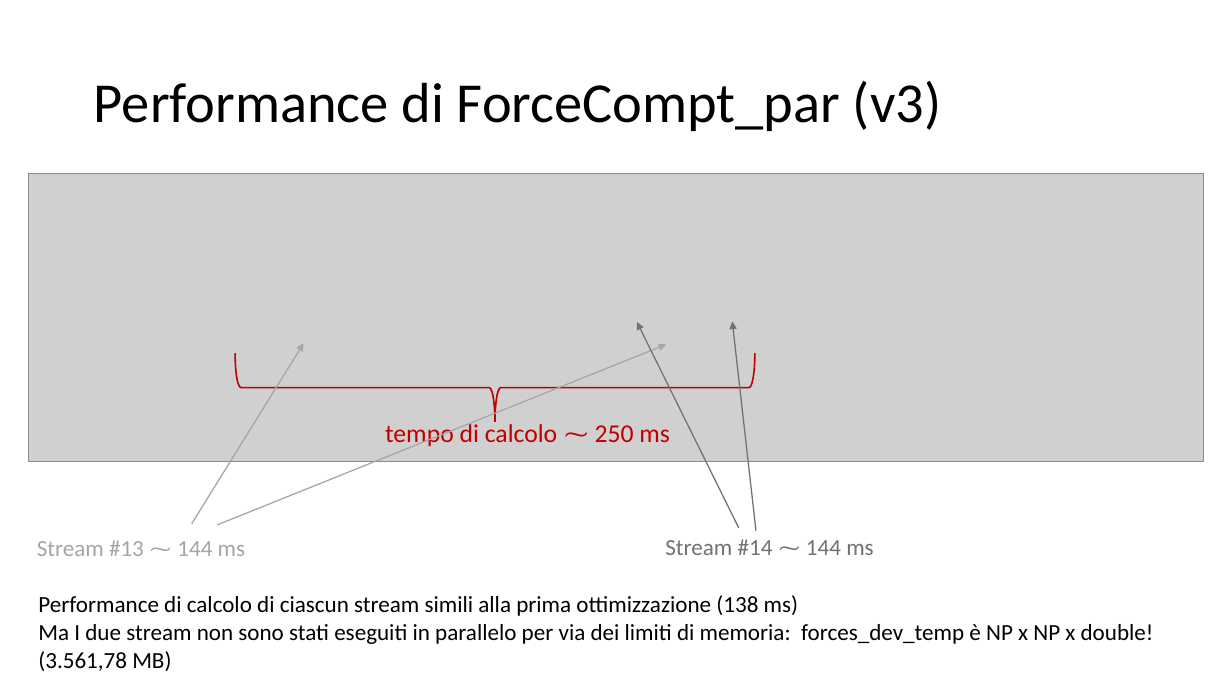
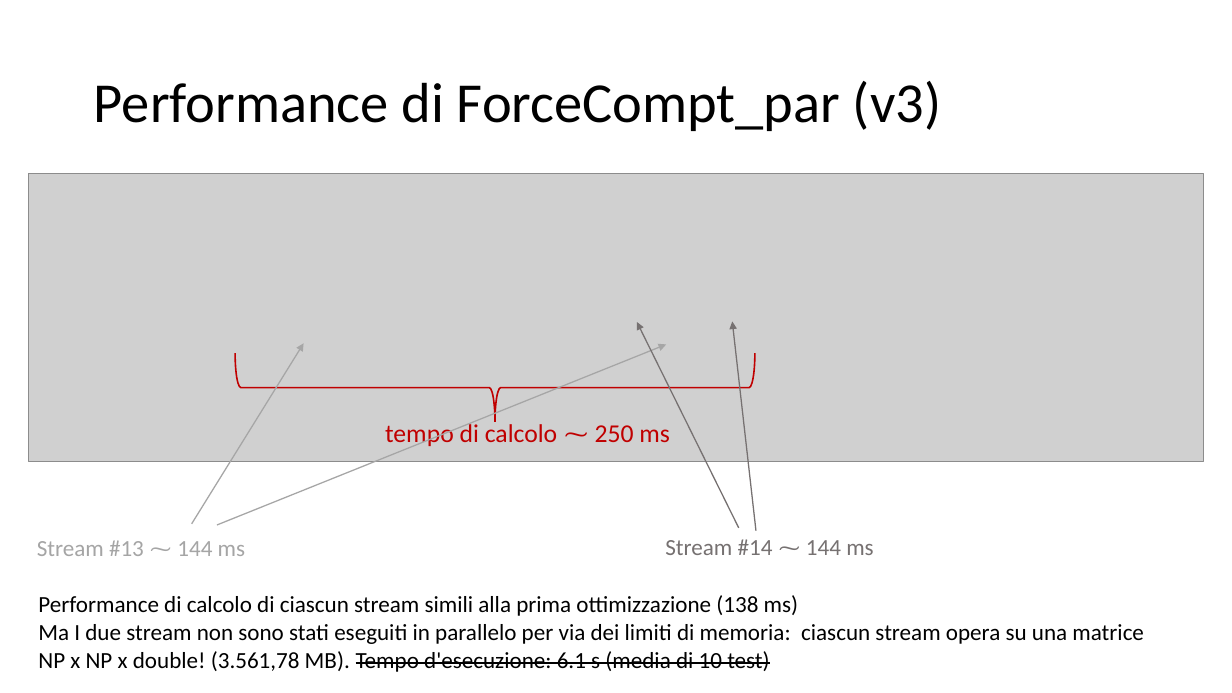
Before and after one commit to piepor/particles-simulation-parallel, a slide deck: slide 14 of presentazione/presentazione.pptx. Drawn at 1232x693 pixels with LibreOffice and Linux fonts; fonts in the diff are those of the drawing; grey boxes stand for pictures. Boxes give left, top, right and bottom in pixels: in the first picture for what was removed or moved away, otherwise in the second. Text is boxed around its words. In the diff, an @@ line names an element or a change of style, - is before the commit and + after.

```diff
--- a/presentazione/presentazione.pptx
+++ b/presentazione/presentazione.pptx
@@ text at bbox=[38, 624, 1144, 672]: text changed @@
-Ma I due stream non sono stati eseguiti in parallelo per via dei limiti di memoria: forces_dev_temp è NP x NP x double! (3.561,78 MB)
+Ma I due stream non sono stati eseguiti in parallelo per via dei limiti di memoria: ciascun stream opera su una matrice
+NP x NP x double! (3.561,78 MB). Tempo d'esecuzione: 6.1 s (media di 10 test)
```
Also in this commit, not shown: 2 other slides changed.
